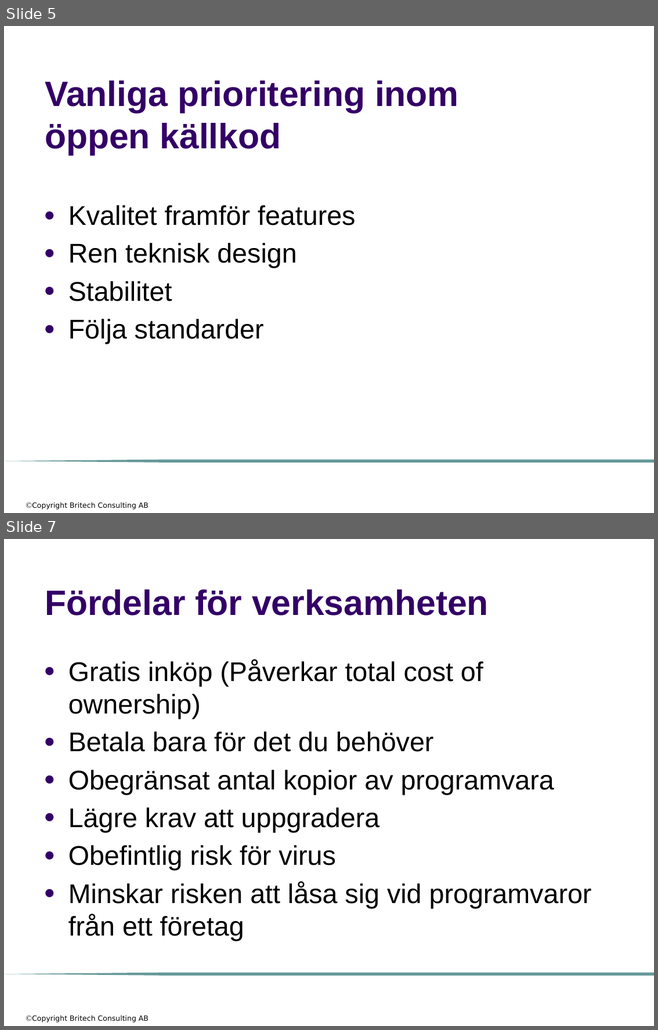
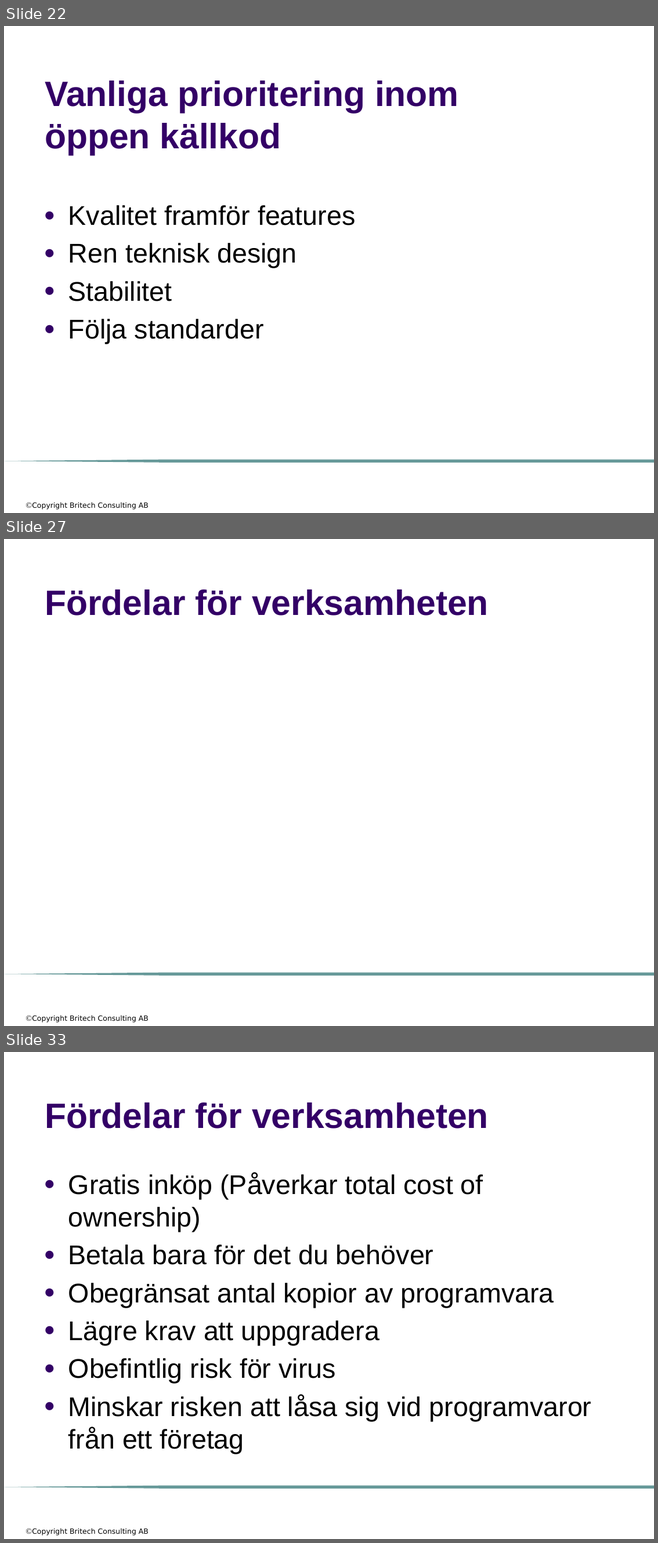
Before and after one commit to me97esn/groovyseminarium, a slide deck: groovyseminarie/dokument/open_source.pptx. Shown one above the other, each under a label of ours: slides 5 and 7 before the commit, slides 22, 27 and 33 after it; the slides between them are not shown. The pictures are 658x1030 and 658x1543 pixels, drawn with LibreOffice and Linux fonts; fonts in the diff are those of the drawing; background and template pictures are left out. Boxes give left, top, right and bottom in pixels: in the first picture for what was removed or moved away, otherwise in the second. Text is boxed around its words. In the diff, an @@ line names an element or a change of style, - is before the commit and + after.

```diff
--- a/groovyseminarie/dokument/open_source.pptx
+++ b/groovyseminarie/dokument/open_source.pptx
@@ slide 27 added at [4, 539, 654, 1026], background #FFFFFF; not listed: 2 template elements that a slide beside it also shows @@
@@ title added at [45, 589, 488, 616], 39 pt, text #330066, bold @@
+Fördelar för verksamheten
@@ what was slide 5 is now slide 22 @@
@@ what was slide 7 is now slide 33 @@
```
Also in this commit, not shown: 4 slides changed, 33 other slides added.
